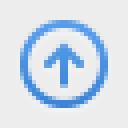
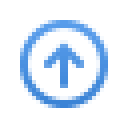
Comparing the layer stacks of the two 128px x 128px images. Changes:
painted on "200% icon-blue@2x.png, icon-blue.png" over (20, 20, 108, 108)
hid "example background" over (0, 0, 128, 128)
